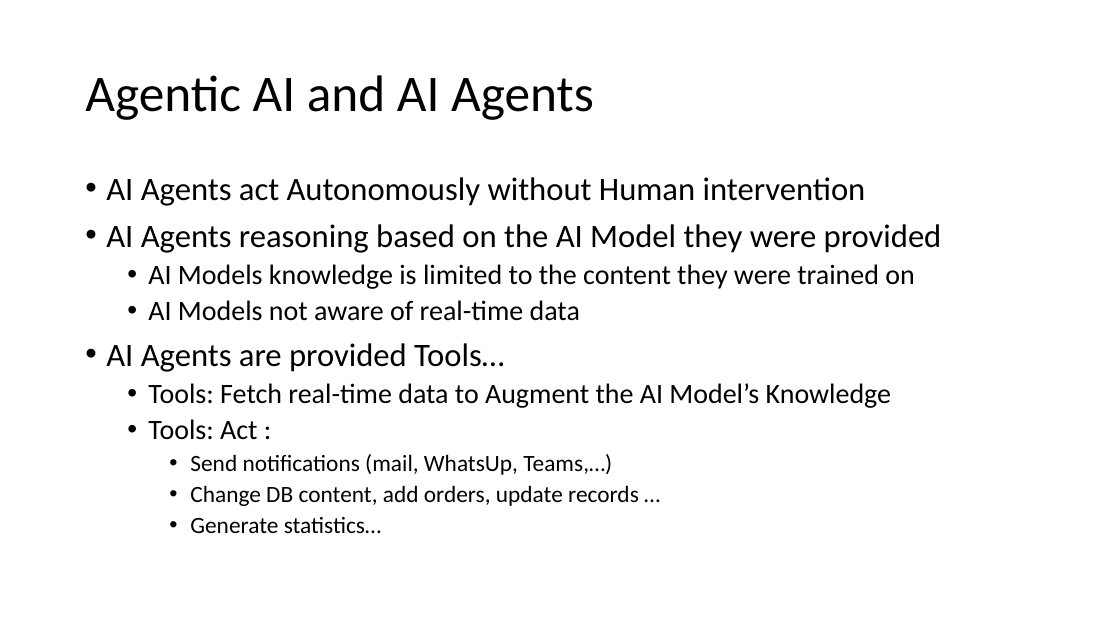
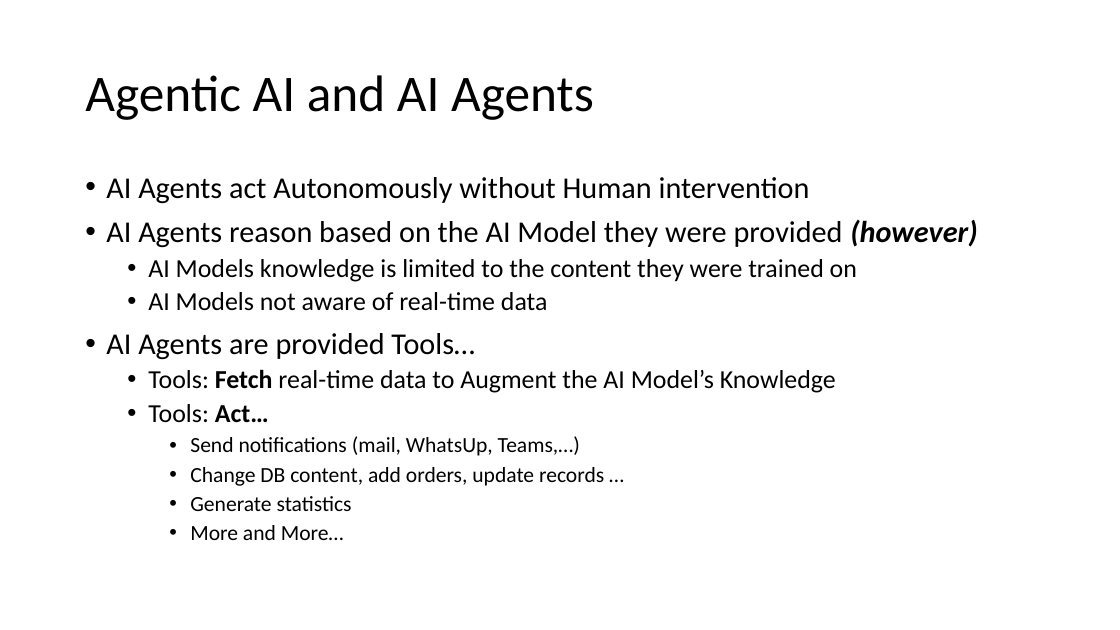
Before and after one commit to agilesolutions/agilesolutions.github.io, a slide deck: slide 3 of ppt/ai-trader.pptx. Drawn at 1120x630 pixels with LibreOffice and Linux fonts; fonts in the diff are those of the drawing. Boxes give left, top, right and bottom in pixels: in the first picture for what was removed or moved away, otherwise in the second. Text is boxed around its words. In the diff, an @@ line names an element or a change of style, - is before the commit and + after.

```diff
--- a/ppt/ai-trader.pptx
+++ b/ppt/ai-trader.pptx
@@ text at (x1=106, y1=177, x2=857, y2=486): size 28 to 25.9 pt in "AI Agents act Autonomously without Human intervention", "AI Agents are provided Tools…"; size 24 to 22.2 pt in "AI Models knowledge is limited to the ...", "AI Models not aware of real-time data", "Tools: Fetch real-time data to Augment the ..."; bold on in "Fetch"; size 20 to 18.5 pt in "Send notifications (mail, WhatsUp, Teams,…)", "Change DB content, add orders, update records ..." @@
@@ text at (x1=106, y1=220, x2=977, y2=248): text changed; size 28 to 25.9 pt @@
-• AI Agents reasoning based on the AI Model they were provided
+• AI Agents reason based on the AI Model they were provided (however)
@@ text at (x1=148, y1=404, x2=269, y2=423): text changed; size 24 to 22.2 pt @@
-  • Tools: Act :
+  • Tools: Act…
@@ text at (x1=190, y1=496, x2=352, y2=540): text changed; size 20 to 18.5 pt @@
-    • Generate statistics…
+    • Generate statistics
+    • More and More…
```
Also in this commit, not shown: 1 other slide changed.
